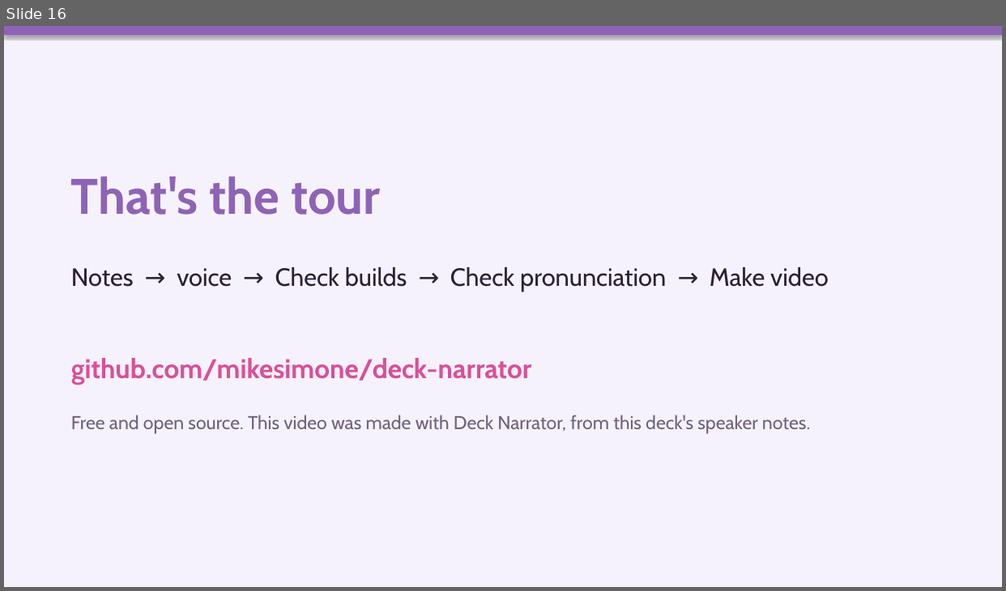
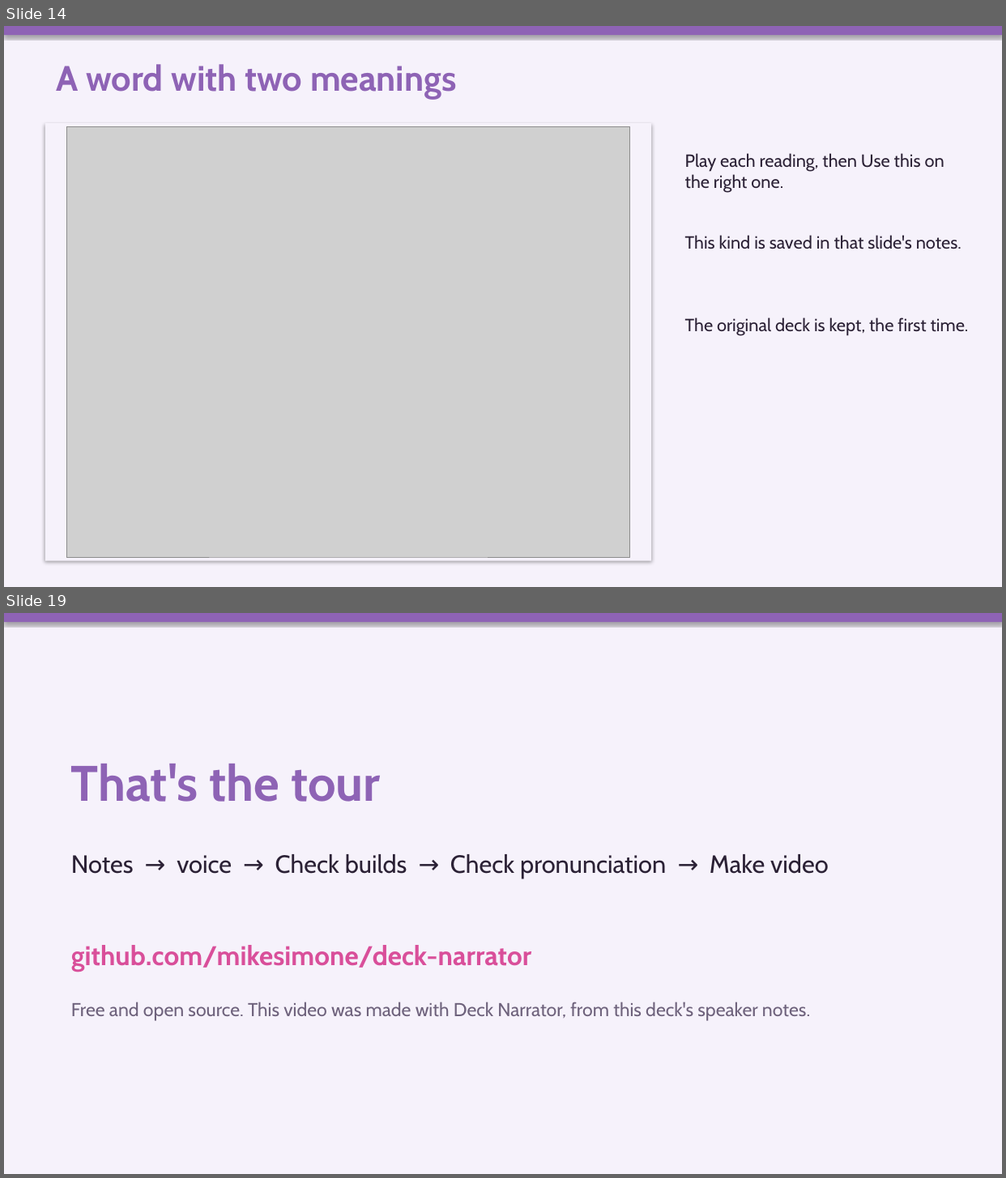
Before and after one commit to mikesimone/deck-narrator, a slide deck: examples/how-to/deck-narrator-how-to.pptx. Shown one above the other, each under a label of ours: slide 16 before the commit, slides 14 and 19 after it; the slides between them are not shown. The pictures are 1006x591 and 1006x1178 pixels, drawn with LibreOffice and Linux fonts; fonts in the diff are those of the drawing; grey boxes stand for pictures. Boxes give left, top, right and bottom in pixels: in the first picture for what was removed or moved away, otherwise in the second. Text is boxed around its words. In the diff, an @@ line names an element or a change of style, - is before the commit and + after.

```diff
--- a/examples/how-to/deck-narrator-how-to.pptx
+++ b/examples/how-to/deck-narrator-how-to.pptx
@@ slide 14 added at (4, 26, 1002, 587), background #F6F2FB @@
@@ rectangle added at (4, 26, 1002, 35), fill #8E63B5 @@
@@ text added at (56, 64, 457, 99), 34 pt, text #8E63B5, bold @@
+A word with two meanings
@@ rectangle added at (45, 123, 651, 561), fill #F6F2FB @@
@@ picture added at (67, 127, 630, 557) @@
@@ text added at (685, 153, 944, 193), 17 pt, text #2B2135 @@
+Play each reading, then Use this on the right one.
@@ text added at (685, 235, 961, 250), 17 pt, text #2B2135 @@
+This kind is saved in that slide's notes.
@@ text added at (685, 318, 969, 336), 17 pt, text #2B2135 @@
+The original deck is kept, the first time.
@@ what was slide 16 is now slide 19 @@
```
Also in this commit, not shown: 9 slides changed, 8 other slides added, 6 slides removed, 4 other files.
